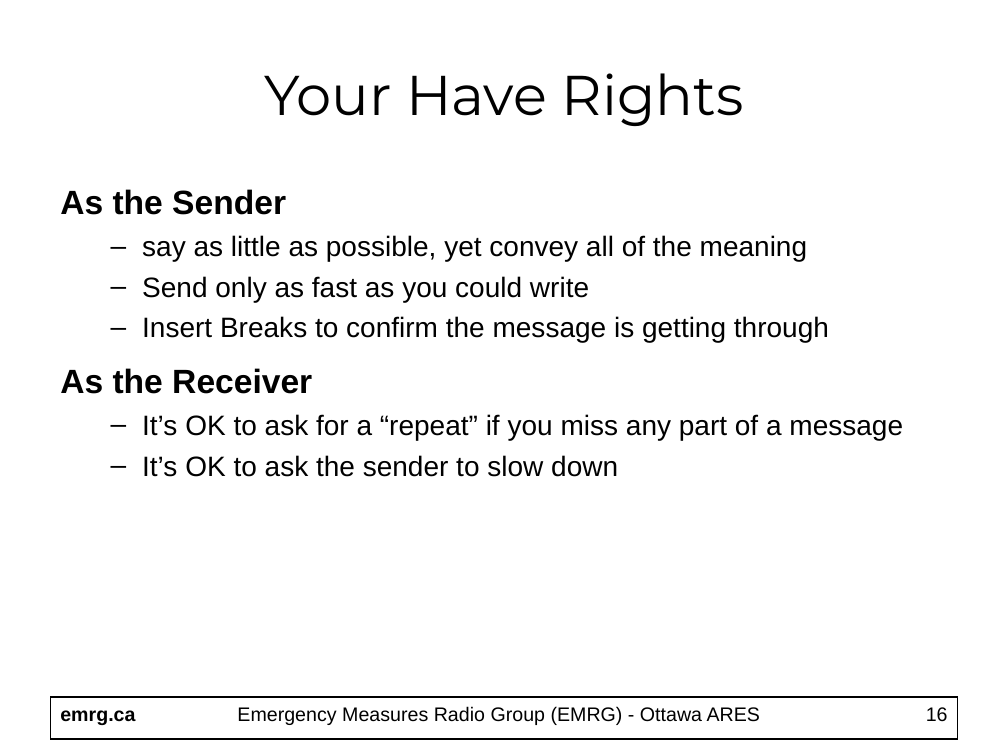
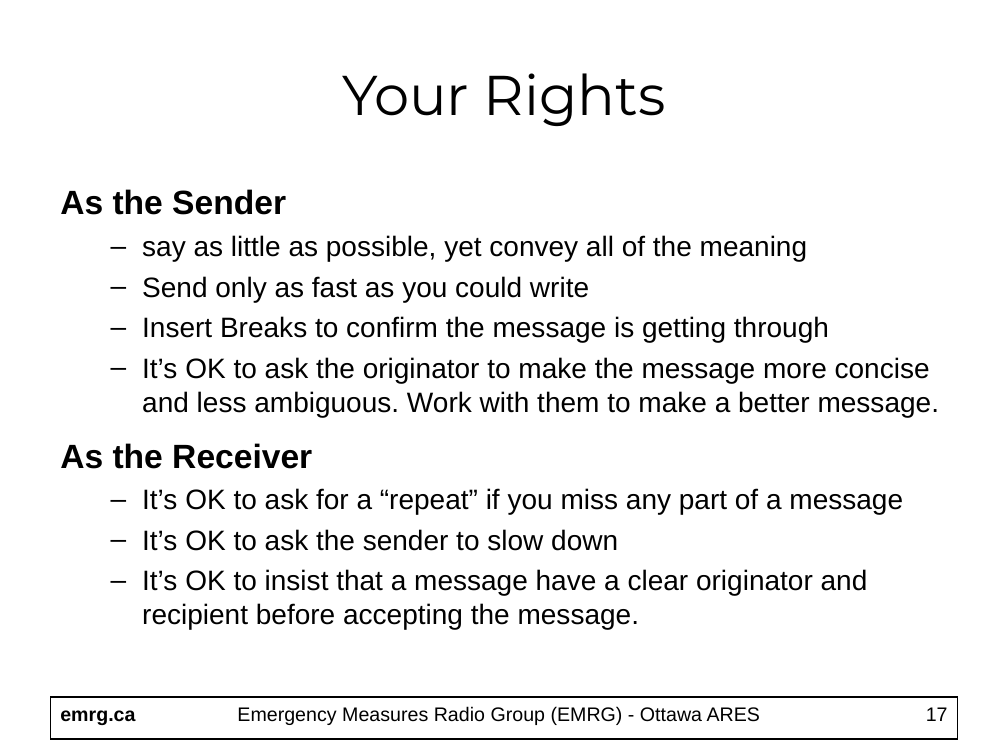
Before and after one commit to emrg-ca/website, a slide deck: slide 17 of httpdocs/EMRG-411_Message_Handling.ppt (slide 16 before the commit). Drawn at 1008x756 pixels with LibreOffice and Linux fonts; fonts in the diff are those of the drawing. Boxes give left, top, right and bottom in pixels: in the first picture for what was removed or moved away, otherwise in the second. Text is boxed around its words. In the diff, an @@ line names an element or a change of style, - is before the commit and + after.

Commit message:
Added new docs for message handling

```diff
--- a/httpdocs/EMRG-411_Message_Handling.ppt
+++ b/httpdocs/EMRG-411_Message_Handling.ppt
@@ title at [342, 73, 666, 126]: text changed @@
-Your Have Rights
+Your Rights
@@ text at [142, 357, 940, 417]: paragraph added @@
+  – It’s OK to ask the originator to make the message more concise and less ambiguous. Work with them to make a better message.
@@ text at [142, 569, 868, 629]: paragraph added @@
+  – It’s OK to insist that a message have a clear originator and recipient before accepting the message.
@@ page number at [926, 707, 948, 721]: text changed @@
-16
+17
```
Also in this commit, not shown: 14 other slides changed, 2 slides added, 3 other files.
